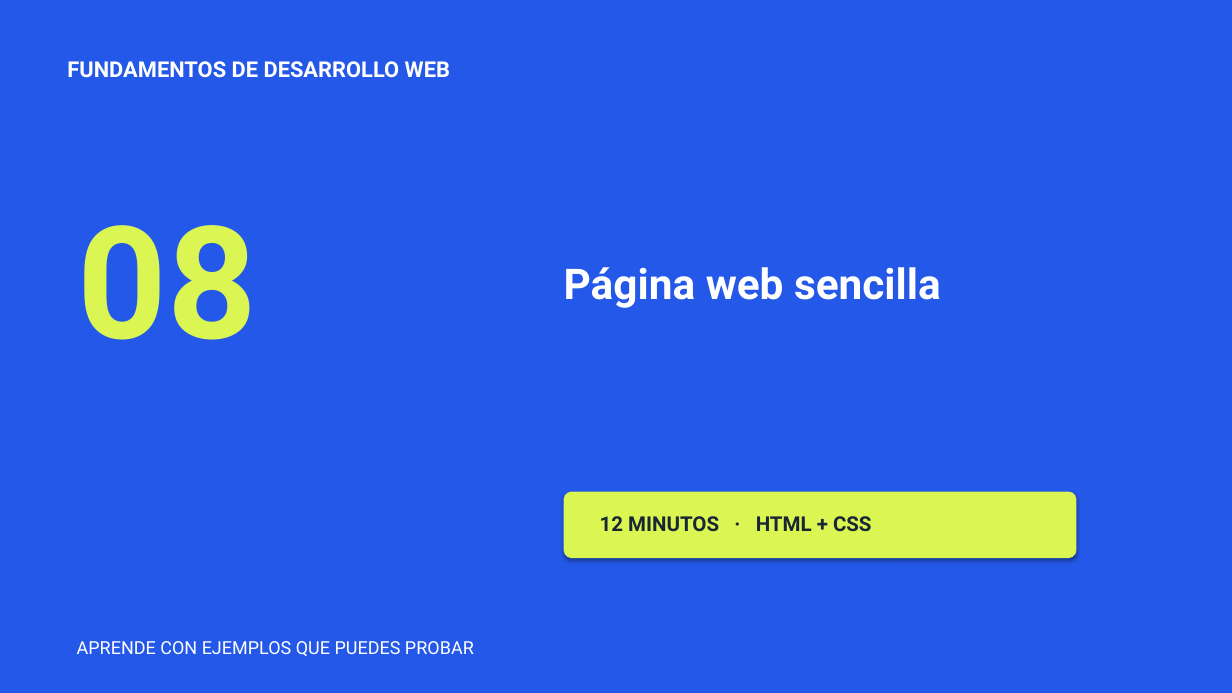
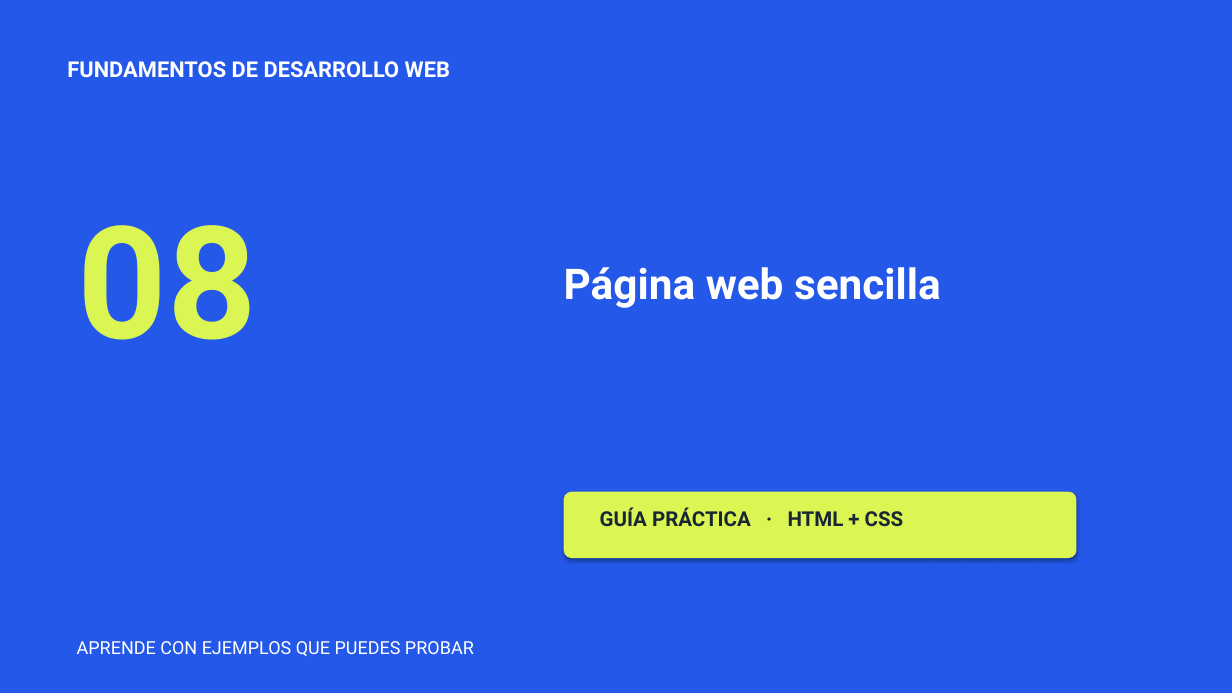
Before and after one commit to upc-pre-202620-1asi0730-8093-greentech/webdev-course-greentech, a slide deck: slide 1 of scripts/lesson-8-simple-web-page/lesson-8-simple-web-page-presentation.pptx. Drawn at 1232x693 pixels with LibreOffice and Linux fonts; fonts in the diff are those of the drawing. Boxes give left, top, right and bottom in pixels: in the first picture for what was removed or moved away, otherwise in the second. Text is boxed around its words. In the diff, an @@ line names an element or a change of style, - is before the commit and + after.

```diff
--- a/scripts/lesson-8-simple-web-page/lesson-8-simple-web-page-presentation.pptx
+++ b/scripts/lesson-8-simple-web-page/lesson-8-simple-web-page-presentation.pptx
@@ text at (600,507,904,526): text changed @@
-12 MINUTOS · HTML + CSS
+GUÍA PRÁCTICA · HTML + CSS
```
Also in this commit, not shown: 8 other slides changed, 8 slides added, 8 slides removed.
